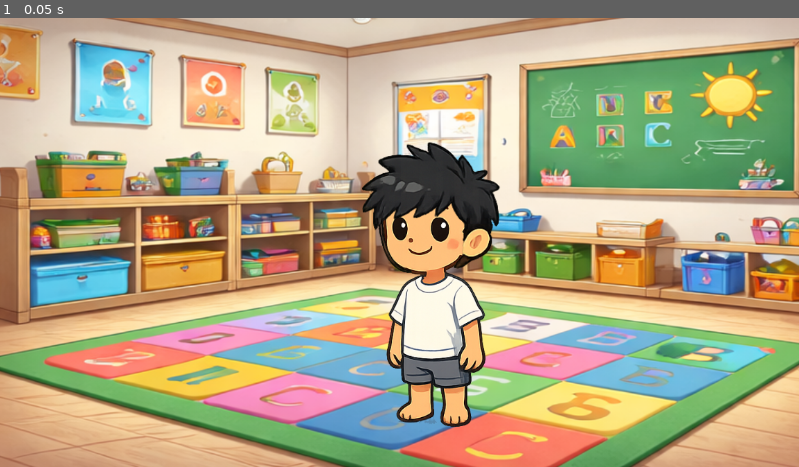
Above: before the commit, frame 1.
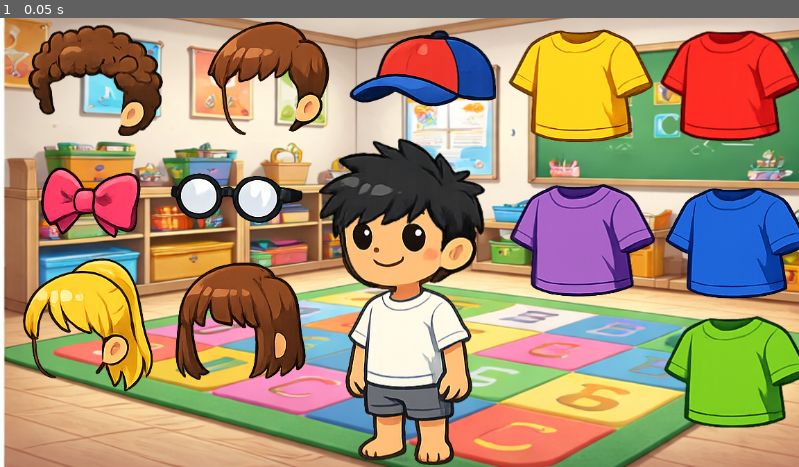
Above: after the commit, the same moment.

Repository: ShifatHasanGNS/horizons
Game: Godot game, scene res://Scenes/Chapter-1 (Avatar Creation).tscn
Two runs of this game, one before a commit and one after it. Both use one fixed random seed, a clock stepped at 60 frames per second and the inputs below. This scene is started directly instead of the project's main scene.
Inputs:
- Up to frame 1 (0.05 s): no input

The runs differ from the first frame. In frame 1, 72% of the frame differs, in the area x 0-100%, y 0-100%.

Commit message:
chapter-1 scene created

Diff:
--- a/Scenes/Chapter-1 (Avatar Creation).tscn
+++ b/Scenes/Chapter-1 (Avatar Creation).tscn
@@ -6,24 +6,93 @@
 [node name="Chapter1(avatarCreation)" type="Node2D"]
 
 [node name="background" type="Sprite2D" parent="."]
-position = Vector2(592.25, 324)
+position = Vector2(605, 311)
 scale = Vector2(1.588961, 1.3333334)
 texture = ExtResource("1_eg8pm")
 region_enabled = true
 region_rect = Rect2(766.3585, 508.7661, 770.89343, 516.4607)
 
-[node name="Avatar" type="Node2D" parent="."]
-
-[node name="character" type="Sprite2D" parent="Avatar"]
-position = Vector2(626, 407.00003)
-scale = Vector2(0.78015566, 0.86627907)
+[node name="avatar_body" type="Sprite2D" parent="."]
+position = Vector2(588, 421)
 texture = ExtResource("2_35c8n")
 region_enabled = true
-region_rect = Rect2(521.38513, 259.62473, 257.0166, 516.3911)
+region_rect = Rect2(553, 280, 198, 449)
 
-[node name="hair" type="Sprite2D" parent="Avatar"]
-position = Vector2(627.99994, 274)
-scale = Vector2(1.0766447, 1.0295521)
+[node name="black_hair" type="Sprite2D" parent="."]
+position = Vector2(580, 282.1875)
+scale = Vector2(1.2972974, 1.1782789)
 texture = ExtResource("2_35c8n")
 region_enabled = true
-region_rect = Rect2(1274, 34.178688, 201.00024, 223.00027)
+region_rect = Rect2(1276, 54, 185, 183)
+
+[node name="blonde_hair" type="Sprite2D" parent="."]
+position = Vector2(387, 87)
+texture = ExtResource("2_35c8n")
+region_enabled = true
+region_rect = Rect2(903, 61, 176, 164)
+
+[node name="curley_hair" type="Sprite2D" parent="."]
+position = Vector2(138, 90)
+texture = ExtResource("2_35c8n")
+region_enabled = true
+region_rect = Rect2(508, 58, 194, 161)
+
+[node name="shirt_red" type="Sprite2D" parent="."]
+position = Vector2(1054, 98)
+texture = ExtResource("2_35c8n")
+region_enabled = true
+region_rect = Rect2(818, 291, 203, 161)
+
+[node name="shirt_blue" type="Sprite2D" parent="."]
+position = Vector2(1062, 325)
+texture = ExtResource("2_35c8n")
+region_enabled = true
+region_rect = Rect2(1035, 292, 206, 160)
+
+[node name="shirt_green" type="Sprite2D" parent="."]
+position = Vector2(1062, 511)
+texture = ExtResource("2_35c8n")
+region_enabled = true
+region_rect = Rect2(1250, 290, 209, 161)
+
+[node name="shirt_yellow" type="Sprite2D" parent="."]
+position = Vector2(838, 98)
+texture = ExtResource("2_35c8n")
+region_enabled = true
+region_rect = Rect2(1035, 481, 209, 164)
+
+[node name="shirt_purple" type="Sprite2D" parent="."]
+position = Vector2(840, 321)
+texture = ExtResource("2_35c8n")
+region_enabled = true
+region_rect = Rect2(1249, 482, 209, 162)
+
+[node name="cap_boy" type="Sprite2D" parent="."]
+position = Vector2(610, 73)
+texture = ExtResource("2_35c8n")
+region_enabled = true
+region_rect = Rect2(809, 696, 211, 110)
+
+[node name="cap_girl" type="Sprite2D" parent="."]
+position = Vector2(131, 266)
+texture = ExtResource("2_35c8n")
+region_enabled = true
+region_rect = Rect2(1068, 703, 144, 102)
+
+[node name="glass" type="Sprite2D" parent="."]
+position = Vector2(341, 260)
+texture = ExtResource("2_35c8n")
+region_enabled = true
+region_rect = Rect2(1253, 728, 190, 72)
+
+[node name="female_yellow_hair" type="Sprite2D" parent="."]
+position = Vector2(127, 443)
+texture = ExtResource("2_35c8n")
+region_enabled = true
+region_rect = Rect2(1087, 53, 188, 192)
+
+[node name="female_blonde_hair" type="Sprite2D" parent="."]
+position = Vector2(347, 438)
+texture = ExtResource("2_35c8n")
+region_enabled = true
+region_rect = Rect2(712, 63, 188, 170)
--- /dev/null
+++ b/Scenes/chapter-2 (Following the guide).tscn
@@ -0,0 +1,12 @@
+[gd_scene load_steps=2 format=3 uid="uid://wl2gmglnsg4l"]
+
+[ext_resource type="Texture2D" uid="uid://doaoon4dvn1lo" path="res://Assets/SpriteSheets/SpriteSheet_04.png" id="1_rl3yx"]
+
+[node name="Chapter2(followingTheGuide)" type="Node2D"]
+
+[node name="Sprite2D" type="Sprite2D" parent="."]
+
+[node name="SpriteSheet04" type="Sprite2D" parent="."]
+position = Vector2(428, 198)
+scale = Vector2(0.734375, 0.8359375)
+texture = ExtResource("1_rl3yx")
